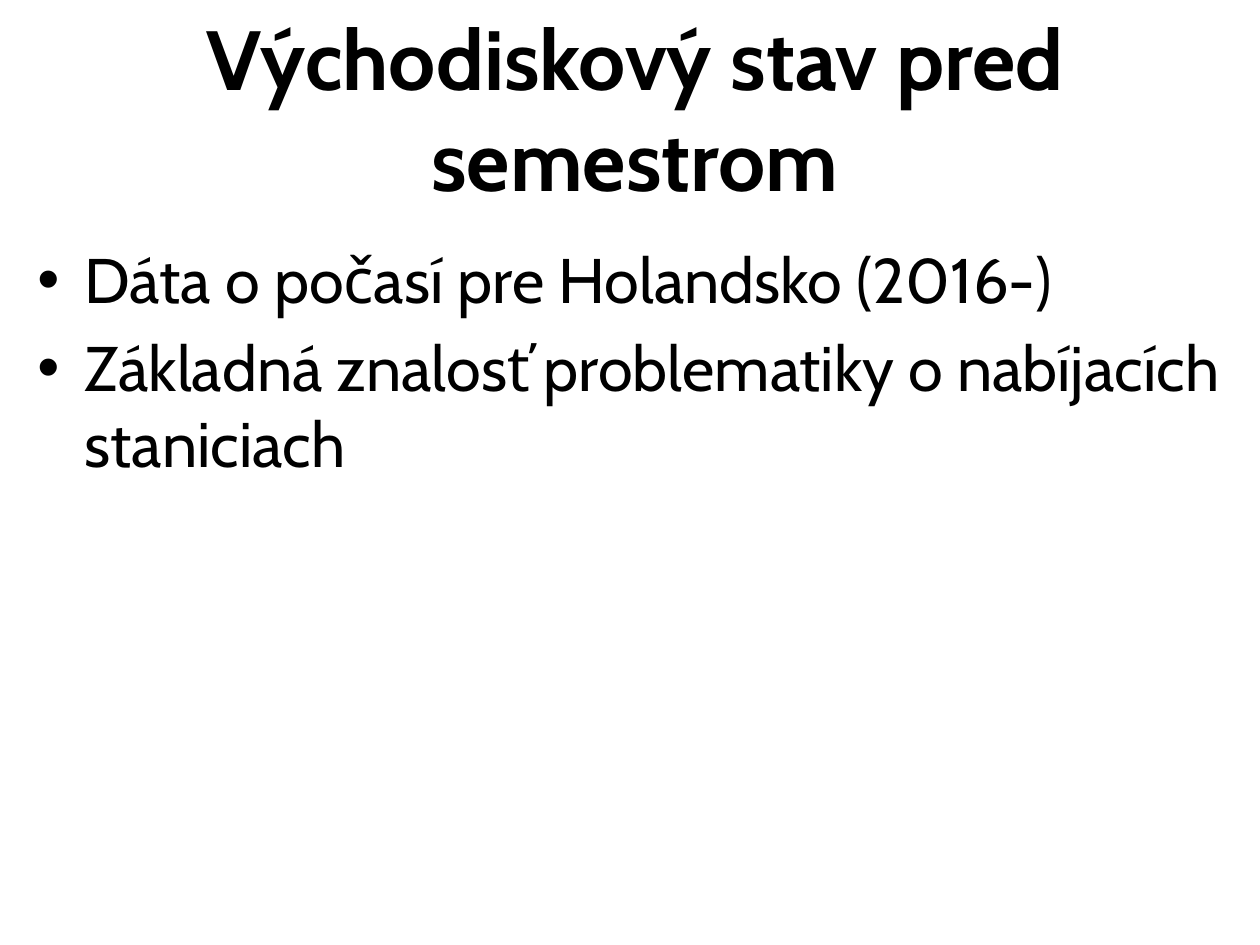
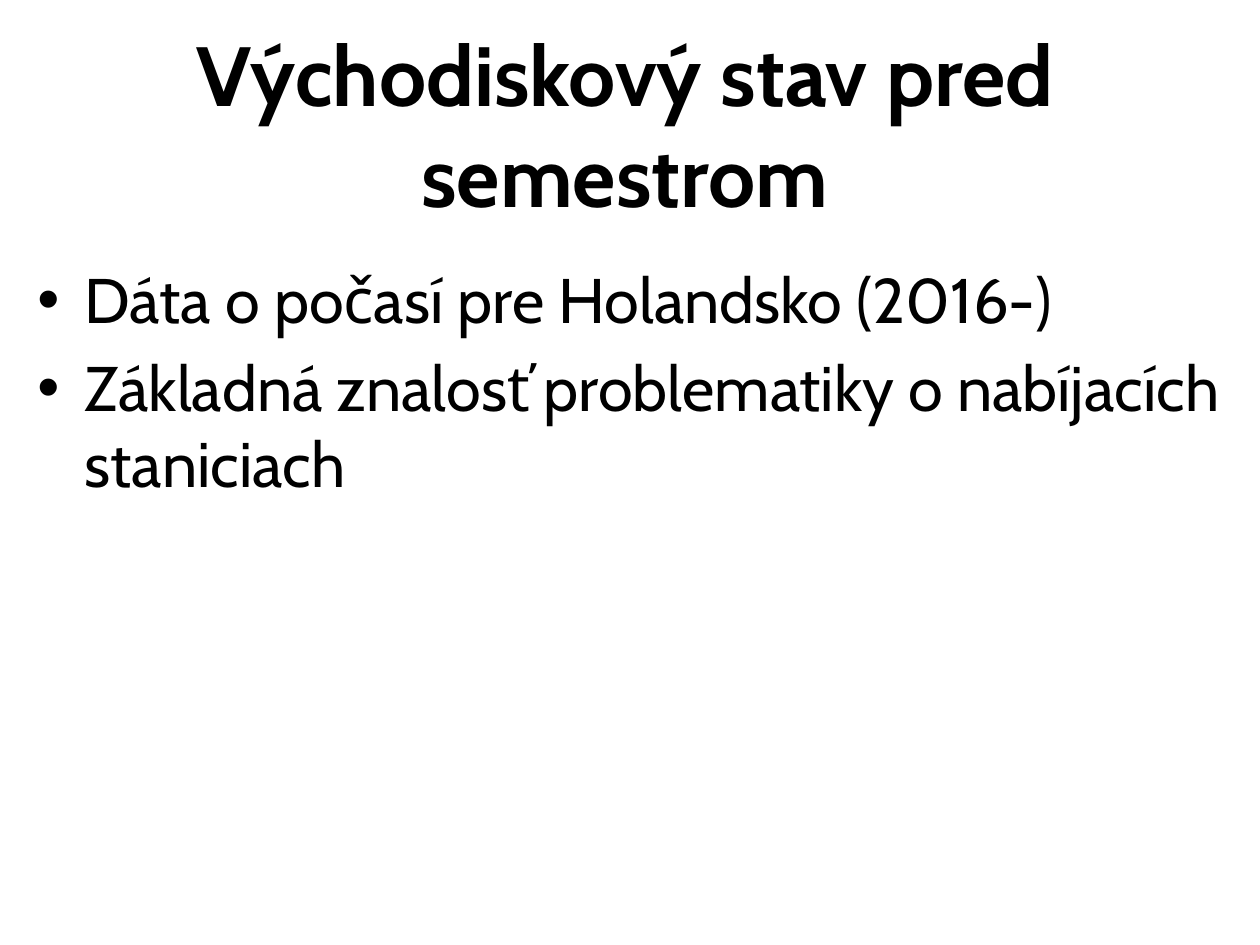
Before and after one commit to Hawkie94/FRI_APLF, a slide deck: slide 2 of docs/IngProj2_finalStatus.pptx. Drawn at 1260x945 pixels with LibreOffice and Linux fonts; fonts in the diff are those of the drawing. Boxes give left, top, right and bottom in pixels: in the first picture for what was removed or moved away, otherwise in the second. Text is boxed around its words. In the diff, an @@ line names an element or a change of style, - is before the commit and + after.

```diff
--- a/docs/IngProj2_finalStatus.pptx
+++ b/docs/IngProj2_finalStatus.pptx
@@ title "Východiskový stav pred semestrom": place and size @@
-title "Východiskový stav pred semestrom" at (207,27,1063,192)
+title "Východiskový stav pred semestrom" at (197,43,1053,208)
@@ text "Dáta o počasí pre Holandsko ...": place and size @@
-text "Dáta o počasí pre Holandsko ..." at (85,255,1219,468)
+text "Dáta o počasí pre Holandsko ..." at (85,275,1219,488)
```
Also in this commit, not shown: 4 other slides changed, 3 other files.
